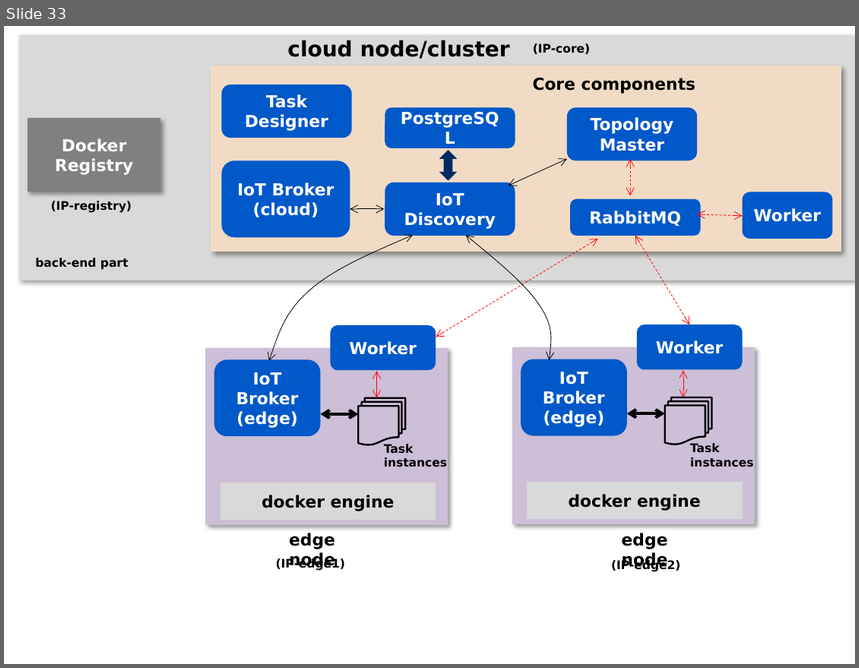
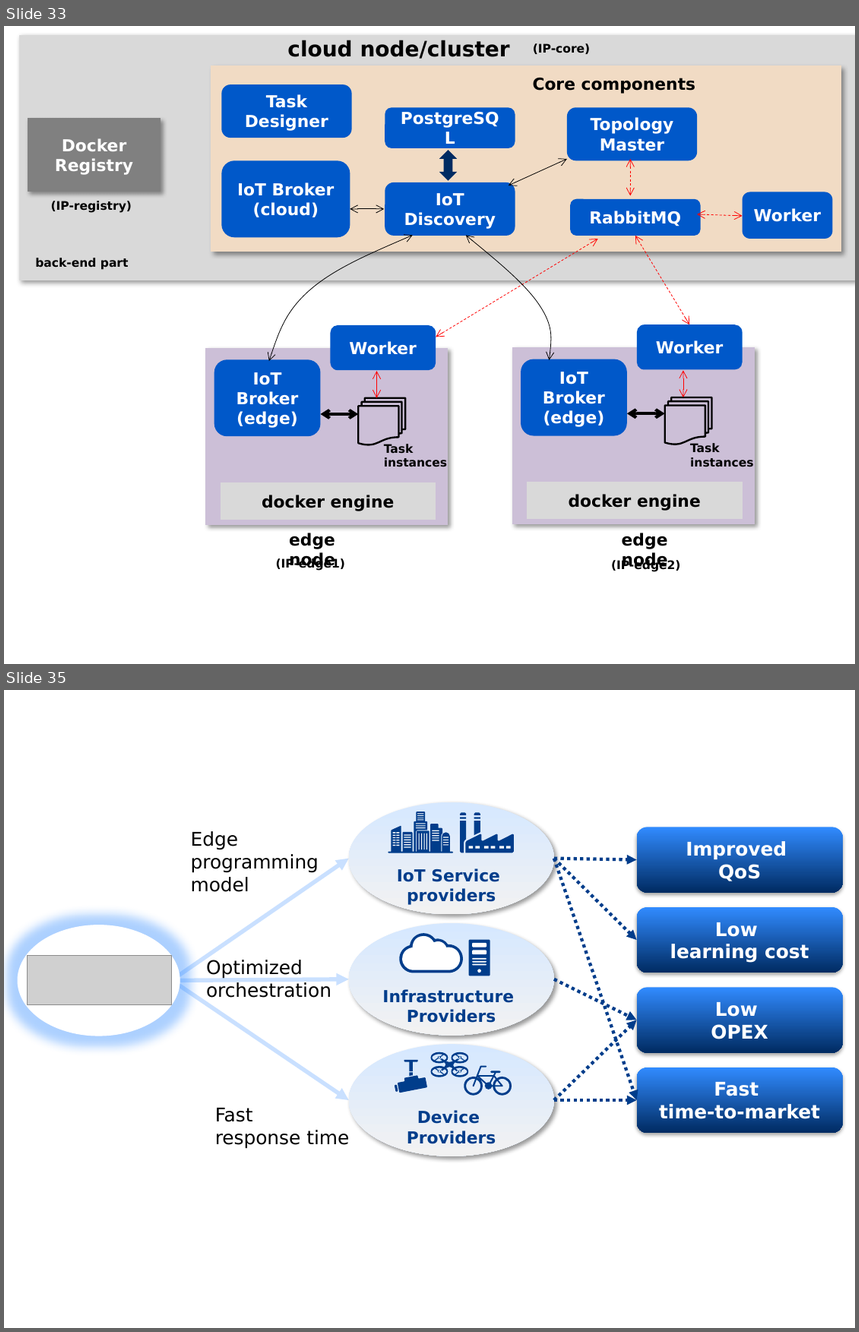
Before and after one commit to smartfog/fogflow, a slide deck: doc/en/source/figures/figures.pptx. Shown one above the other, each under a label of ours: slide 33 before the commit, slides 33 and 35 after it; the slides between them are not shown. The pictures are 859x668 and 859x1332 pixels, drawn with LibreOffice and Linux fonts; fonts in the diff are those of the drawing; grey boxes stand for pictures. Boxes give left, top, right and bottom in pixels: in the first picture for what was removed or moved away, otherwise in the second. Text is boxed around its words. In the diff, an @@ line names an element or a change of style, - is before the commit and + after.

```diff
--- a/doc/en/source/figures/figures.pptx
+++ b/doc/en/source/figures/figures.pptx
@@ slide 35 added at [4, 690, 855, 1328], background #FFFFFF @@
@@ ellipse added at [349, 802, 554, 915], fill gradient #D6E8FF to #F2F2F2, 14 pt, text #003D8B, bold @@
+IoT Service
+providers
@@ freeform shape added at [388, 812, 453, 853], fill #003D8B @@
@@ freeform shape added at [393, 813, 449, 850], fill #FFFFFF @@
@@ freeform shape added at [460, 812, 514, 853], fill #003D8B @@
@@ text added at [191, 831, 319, 892], 16 pt, text #000000 @@
+Edge programming model
@@ freeform shape added at [469, 846, 510, 848], fill #FFFFFF @@
@@ rounded rectangle added at [636, 827, 842, 893], fill gradient #318BFF to #002B62, 16 pt, text #FFFFFF, bold @@
+Improved
+QoS
@@ arrow added from (172, 980) to (349, 859), #002B62 3.5 pt @@
@@ arrow added from (554, 859) to (636, 860), #318BFF 2.75 pt dashed @@
@@ arrow added from (554, 859) to (636, 940), #318BFF 2.75 pt dashed @@
@@ arrow added from (554, 859) to (636, 1100), #318BFF 2.75 pt dashed @@
@@ rounded rectangle added at [636, 907, 842, 973], fill gradient #318BFF to #002B62, 16 pt, text #FFFFFF, bold @@
+Low
+learning cost
@@ ellipse added at [18, 925, 180, 1037], fill #FFFFFF @@
@@ ellipse added at [349, 923, 554, 1036], fill gradient #D6E8FF to #F2F2F2, 14 pt, text #003D8B, bold @@
+Infrastructure
+Providers
@@ freeform shape added at [400, 933, 464, 973], fill #003D8B @@
@@ freeform shape added at [402, 936, 460, 970], fill #FFFFFF @@
@@ freeform shape added at [469, 939, 490, 976], fill #003D8B @@
@@ picture added at [27, 955, 172, 1005] @@
@@ text added at [206, 958, 332, 998], 16 pt, text #000000 @@
+Optimized orchestration
@@ freeform shape added at [472, 943, 487, 973], fill #FFFFFF @@
@@ arrow added from (172, 980) to (349, 1100), #002B62 3.5 pt @@
@@ arrow added from (180, 980) to (349, 980), #002B62 3.5 pt @@
@@ arrow added from (554, 980) to (636, 1021), #318BFF 2.75 pt dashed @@
@@ rounded rectangle added at [636, 987, 842, 1053], fill gradient #318BFF to #002B62, 16 pt, text #FFFFFF, bold @@
+Low
+OPEX
@@ arrow added from (554, 1100) to (636, 1021), #318BFF 2.75 pt dashed @@
@@ ellipse added at [349, 1044, 554, 1157], fill gradient #D6E8FF to #F2F2F2, 14 pt, text #003D8B, bold @@
+Device
+Providers
@@ freeform shape added at [430, 1053, 468, 1078], fill #003D8B @@
@@ freeform shape added at [395, 1060, 427, 1094], fill #003D8B @@
@@ freeform shape added at [438, 1057, 460, 1072], fill #FFFFFF @@
@@ freeform shape added at [464, 1066, 512, 1096], fill #003D8B @@
@@ rounded rectangle added at [636, 1068, 842, 1134], fill gradient #318BFF to #002B62, 16 pt, text #FFFFFF, bold @@
+Fast
+time-to-market
@@ text added at [215, 1108, 349, 1149], 16 pt, text #000000 @@
+Fast
+response time
@@ arrow added from (554, 1100) to (636, 1100), #318BFF 2.75 pt dashed @@
```
Also in this commit, not shown: 6 other slides added, 10 other files.
